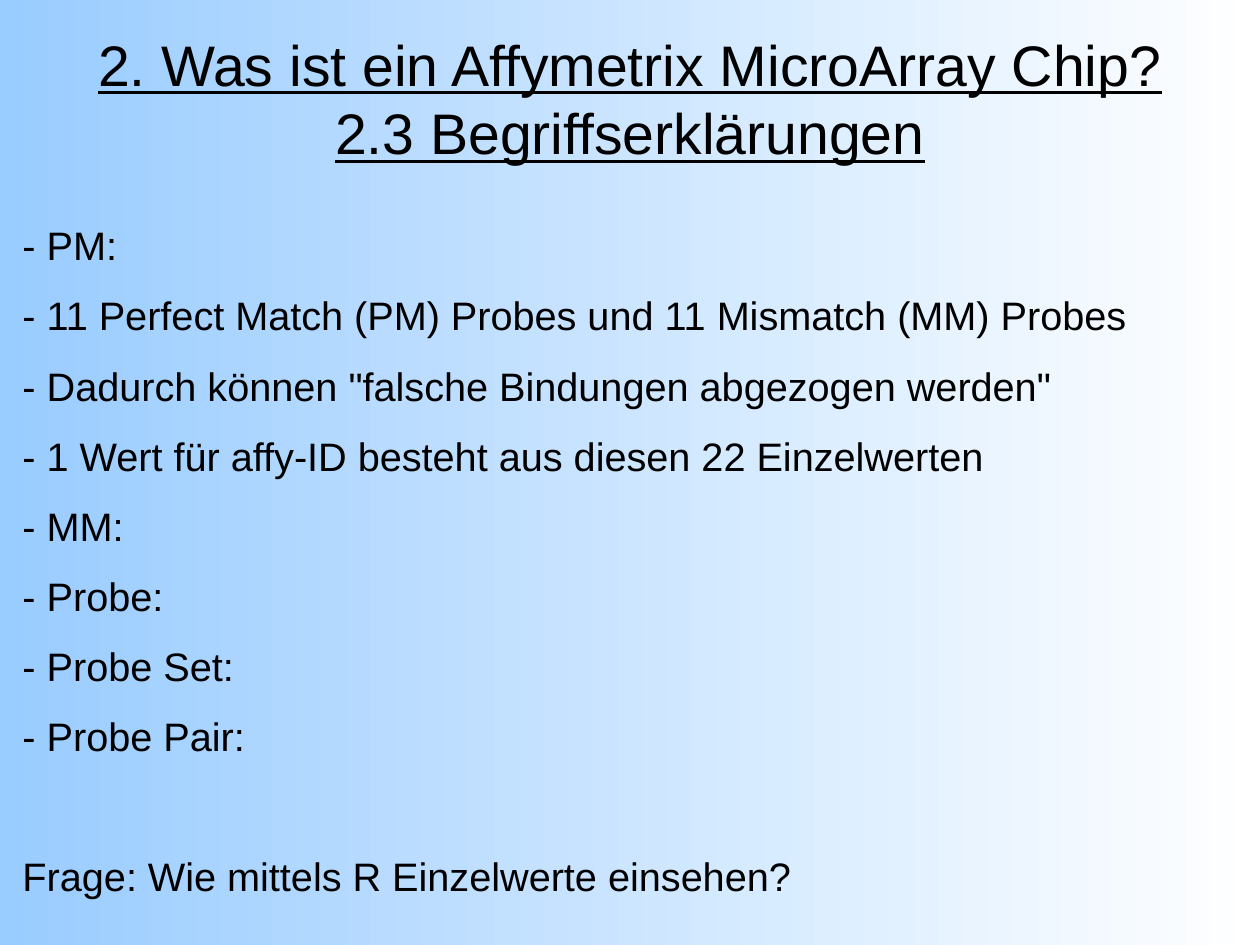
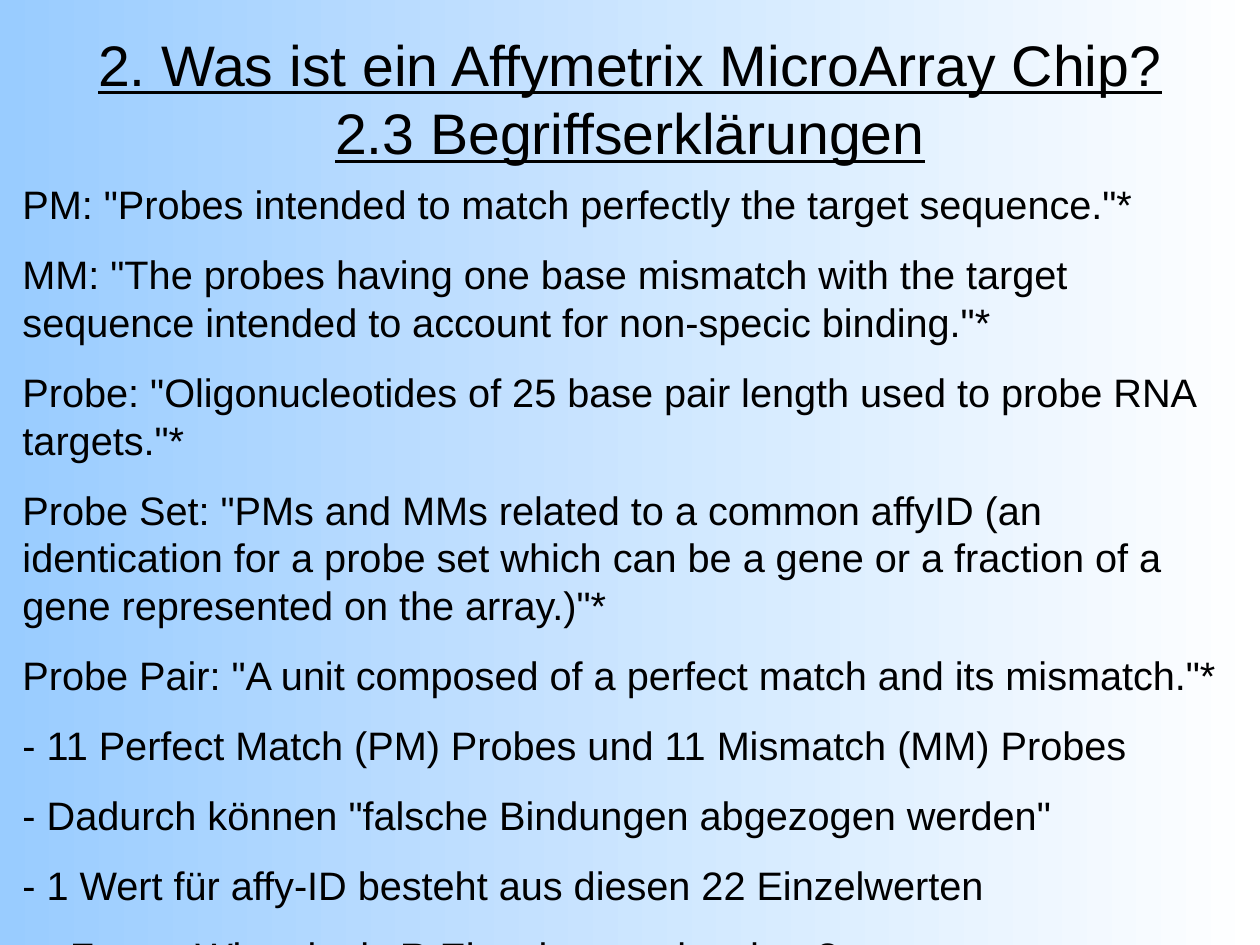
Before and after one commit to emmkey/GenEx, a slide deck: slide 6 of W1 Praesentation.odp. Drawn at 1260x945 pixels with LibreOffice and Linux fonts; fonts in the diff are those of the drawing. Boxes give left, top, right and bottom in pixels: in the first picture for what was removed or moved away, otherwise in the second. Text is boxed around its words. In the diff, an @@ line names an element or a change of style, - is before the commit and + after.

```diff
--- a/W1 Praesentation.odp
+++ b/W1 Praesentation.odp
@@ text at [22,190,1215,698]: text changed @@
-- PM:
+PM: "Probes intended to match perfectly the target sequence."*
+MM: "The probes having one base mismatch with the target sequence intended to account for non-specic binding."*
+Probe: "Oligonucleotides of 25 base pair length used to probe RNA targets."*
+Probe Set: "PMs and MMs related to a common affyID (an identication for a probe set which can be a gene or a fraction of a gene represented on the array.)"*
+Probe Pair: "A unit composed of a perfect match and its mismatch."*
@@ text "PM: "Probes intended to match ...": place and size @@
-text "PM: "Probes intended to match ..." at [22,232,1127,899]
+text "PM: "Probes intended to match ..." at [22,190,1215,908]
@@ text at [22,513,791,899]: text changed @@
-- MM:
-- Probe:
-- Probe Set:
-- Probe Pair:
-Frage: Wie mittels R Einzelwerte einsehen?
+-> Frage: Wie mittels R Einzelwerte einsehen? * Aus R Dokumentation d. libary "affy"
```
Also in this commit, not shown: 4 other slides changed.
